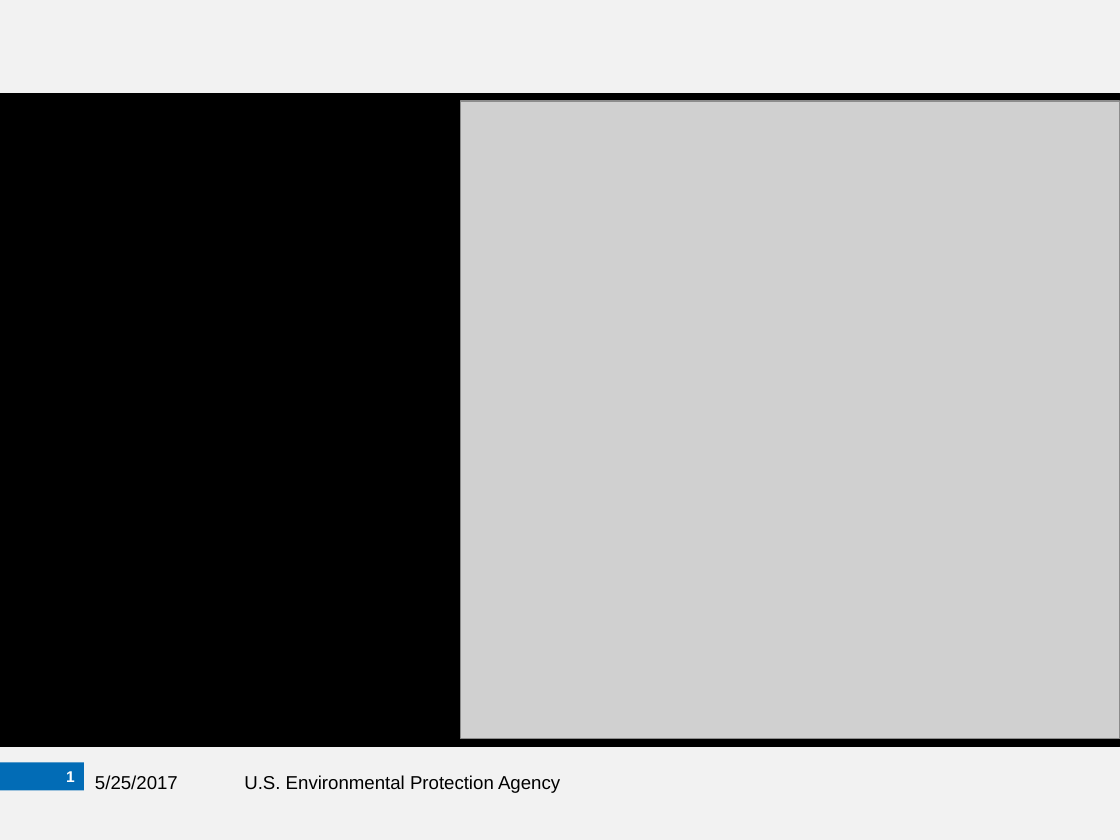
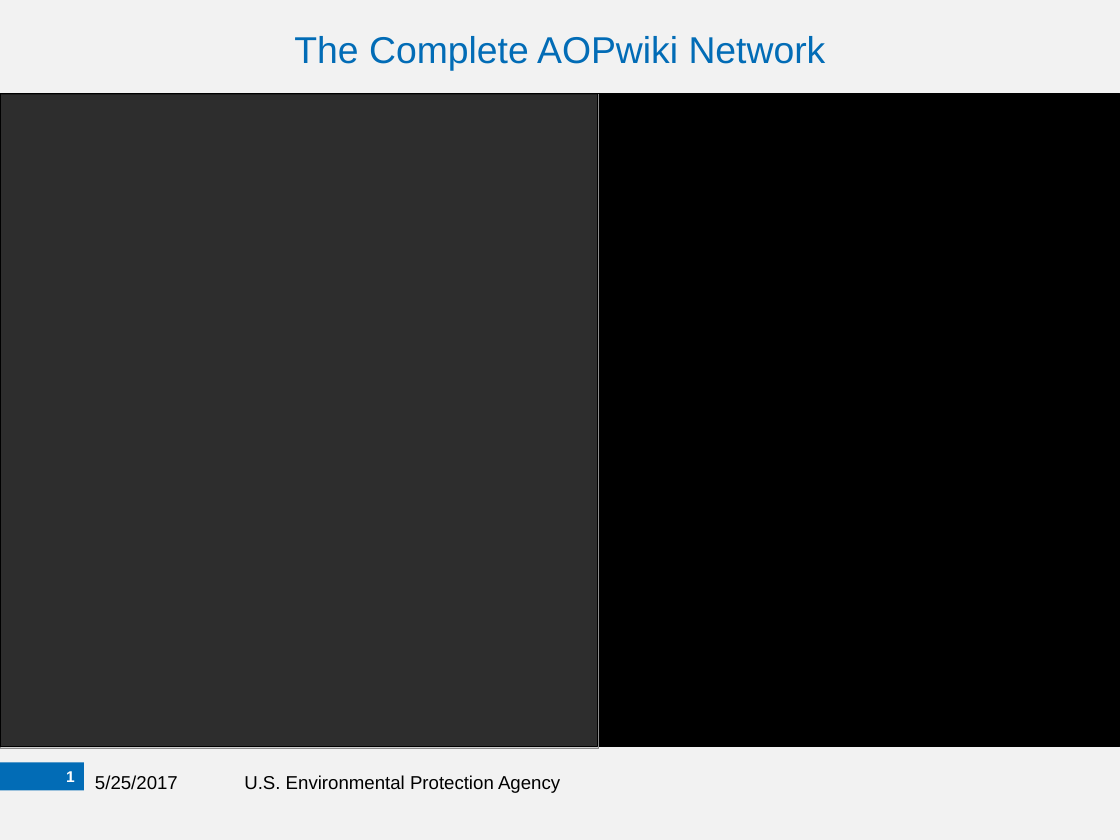
Before and after one commit to npollesch/AOPWiki, a slide deck: slide 2 of Presentations/AOPNA_EPA.pptx. Drawn at 1120x840 pixels with LibreOffice and Linux fonts; fonts in the diff are those of the drawing; grey boxes stand for pictures; background and template pictures are left out. Boxes give left, top, right and bottom in pixels: in the first picture for what was removed or moved away, otherwise in the second. Text is boxed around its words. In the diff, an @@ line names an element or a change of style, - is before the commit and + after.

```diff
--- a/Presentations/AOPNA_EPA.pptx
+++ b/Presentations/AOPNA_EPA.pptx
@@ text added at (x1=294, y1=36, x2=826, y2=71), 24 pt, text #026CB6 @@
+The Complete AOPwiki Network
@@ picture resized from (x1=460, y1=101, x2=1120, y2=738) to (x1=0, y1=94, x2=599, y2=748) @@
@@ rectangle added at (x1=0, y1=93, x2=597, y2=746), fill #000000 at 78% opacity, outline #000000 0.75 pt @@
```
Also in this commit, not shown: 2 other slides changed, 6 slides added, 43 other files.
